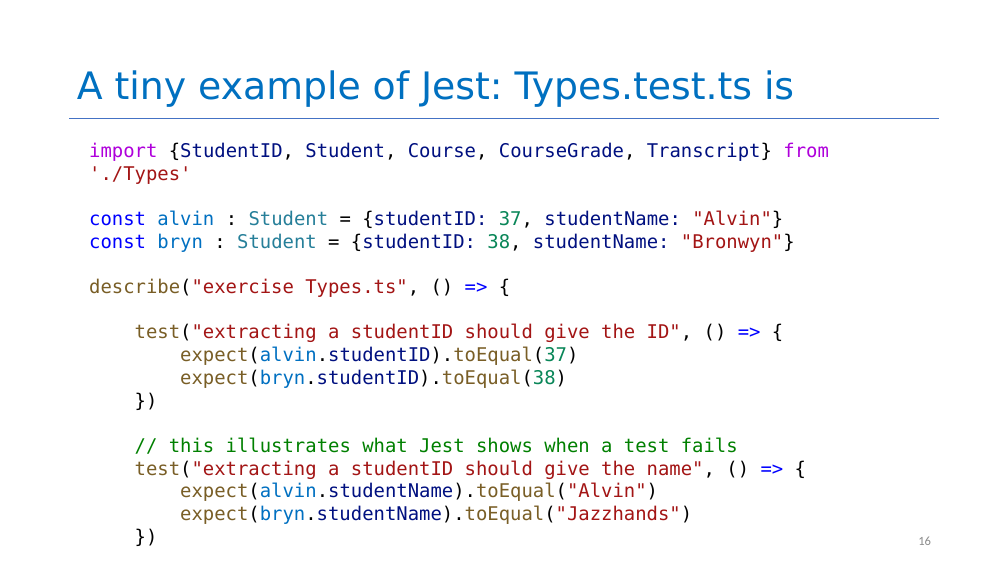
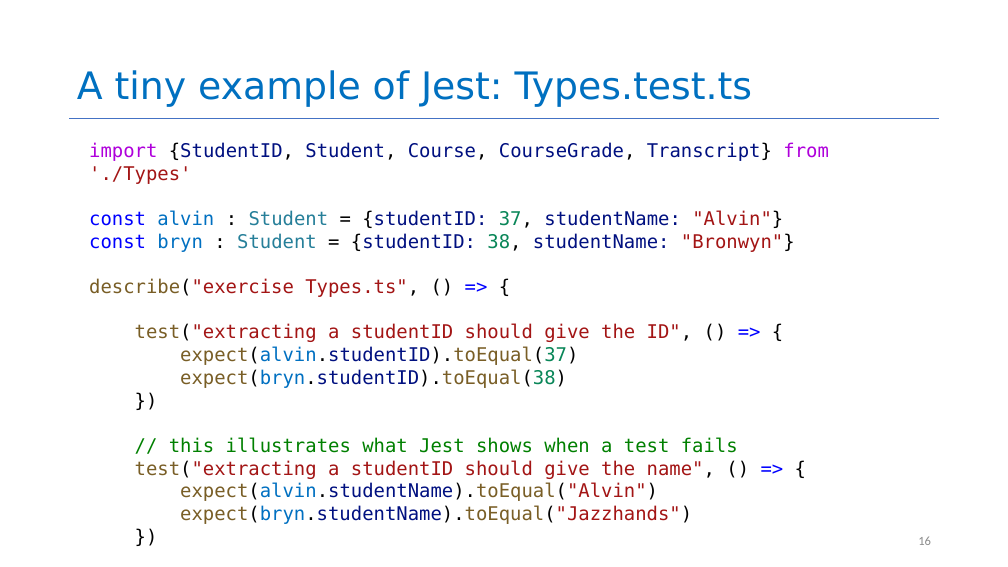
Before and after one commit to neu-se/CS4530-Fall-2023, a slide deck: slide 16 of Slides/Module 02 From Requirements to Code.pptx. Drawn at 1008x567 pixels with LibreOffice and Linux fonts; fonts in the diff are those of the drawing. Boxes give left, top, right and bottom in pixels: in the first picture for what was removed or moved away, otherwise in the second. Text is boxed around its words. In the diff, an @@ line names an element or a change of style, - is before the commit and + after.

```diff
--- a/Slides/Module 02 From Requirements to Code.pptx
+++ b/Slides/Module 02 From Requirements to Code.pptx
@@ title at box(77, 70, 752, 107): text changed @@
-A tiny example of Jest: Types.test.ts is
+A tiny example of Jest: Types.test.ts
```
Also in this commit, not shown: 1 other slide changed, 1 other file.
